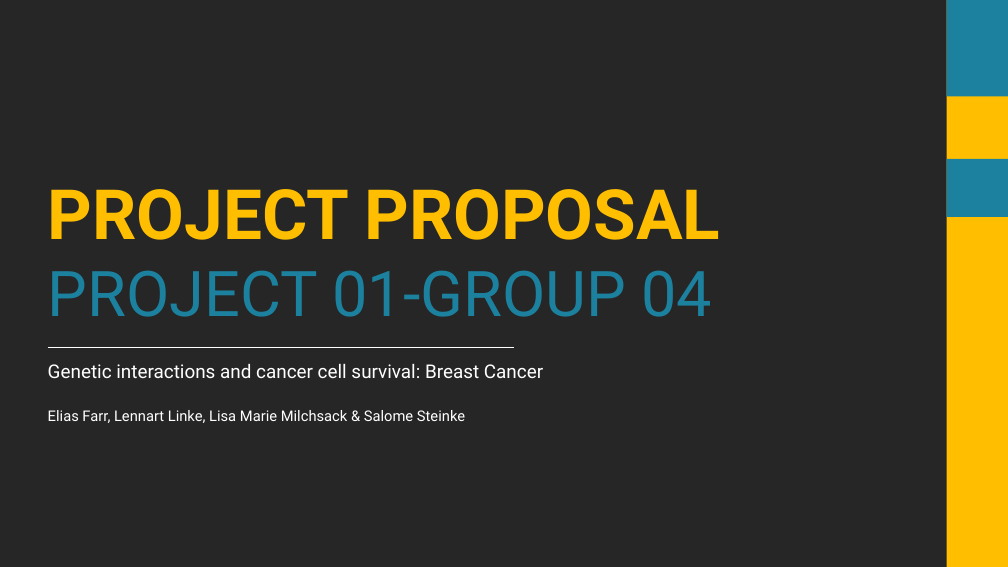
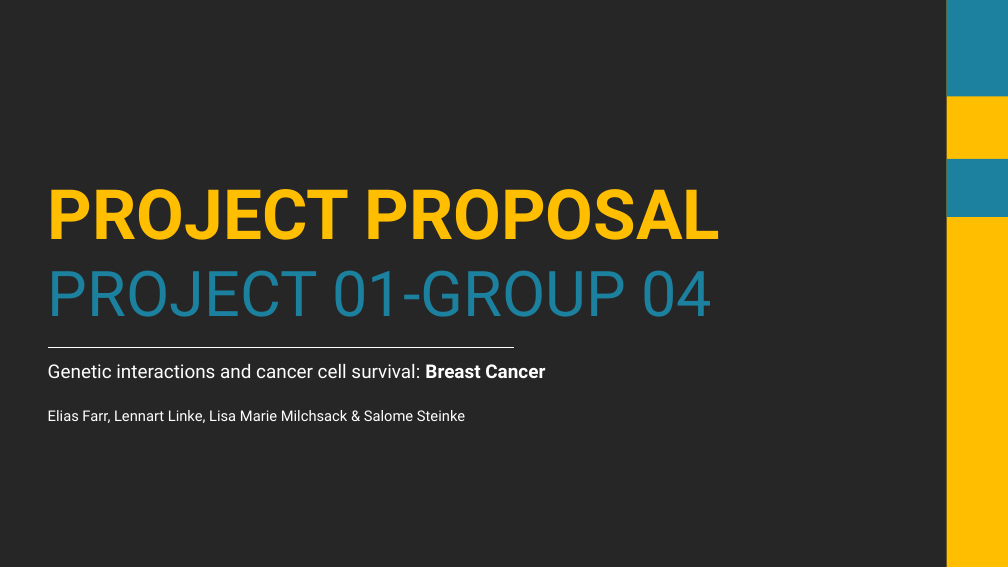
Before and after one commit to datascience-mobi/group-04-project-1-4, a slide deck: slide 1 of Project proposal_presentation_V1.pptx. Drawn at 1008x567 pixels with LibreOffice and Linux fonts; fonts in the diff are those of the drawing; background and template pictures are left out; a plain dark background stands for a picture behind light text. Boxes give left, top, right and bottom in pixels: in the first picture for what was removed or moved away, otherwise in the second. Text is boxed around its words. In the diff, an @@ line names an element or a change of style, - is before the commit and + after.

Commit message:
Another update

```diff
--- a/Project proposal_presentation_V1.pptx
+++ b/Project proposal_presentation_V1.pptx
@@ text at (48,364,545,378): bold on in "Breast Cancer" @@
```
